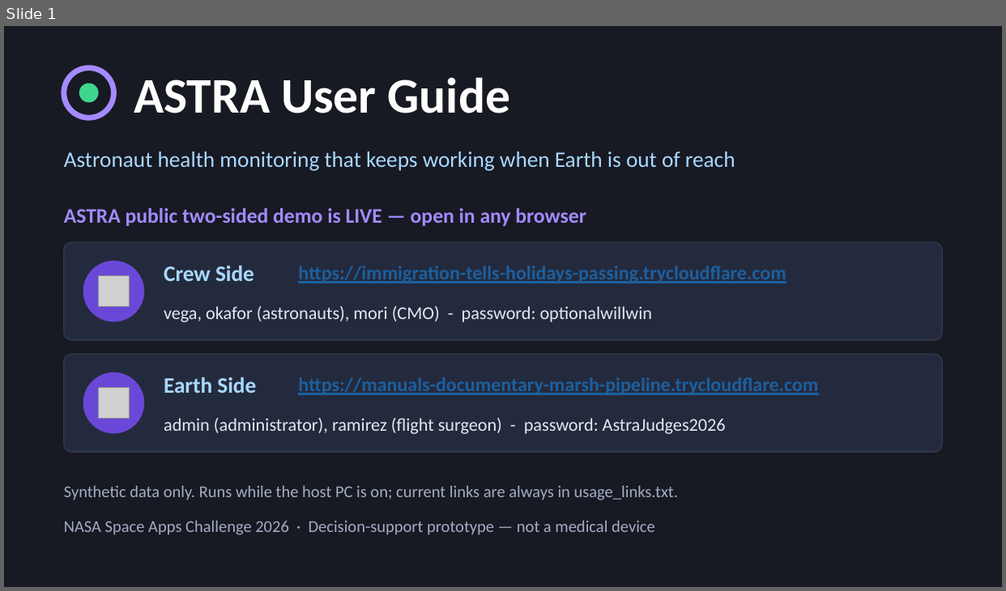
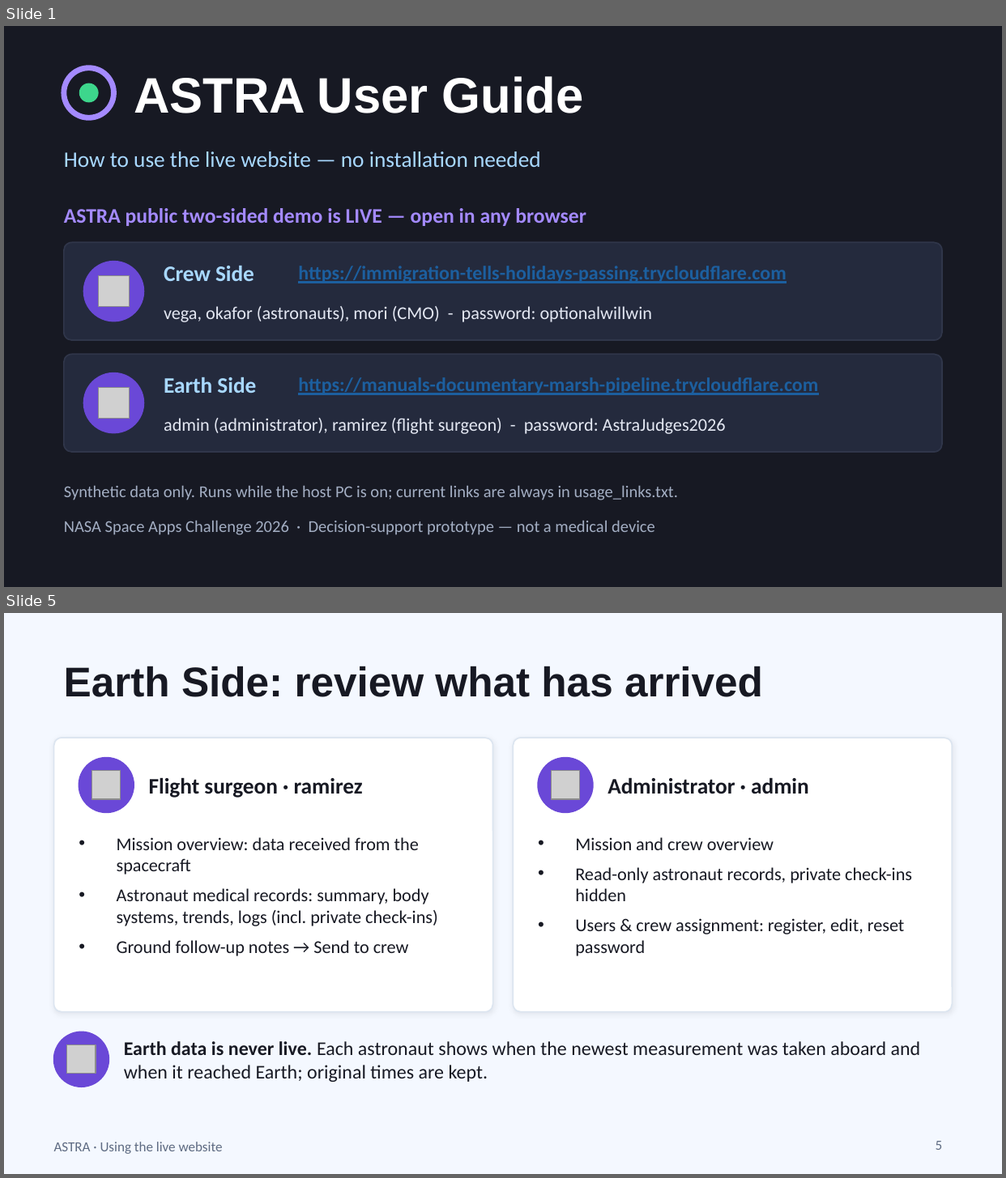
Before and after one commit to optional2026/nasa-challenge-2026, a slide deck: presentation/ASTRA_User_Guide.pptx. Shown one above the other, each under a label of ours: slide 1 before the commit, slides 1 and 5 after it; the slides between them are not shown. The pictures are 1006x591 and 1006x1178 pixels, drawn with LibreOffice and Linux fonts; fonts in the diff are those of the drawing; grey boxes stand for pictures. Boxes give left, top, right and bottom in pixels: in the first picture for what was removed or moved away, otherwise in the second. Text is boxed around its words. In the diff, an @@ line names an element or a change of style, - is before the commit and + after.

```diff
--- a/presentation/ASTRA_User_Guide.pptx
+++ b/presentation/ASTRA_User_Guide.pptx
@@ slide 5 added at [4,613,1002,1174], background #F4F8FF @@
@@ title added at [64,666,763,697], 30 pt, text #171923, bold @@
+Earth Side: review what has arrived
@@ rounded rectangle added at [54,738,493,1012], fill #FFFFFF, outline #DCE5F0 1 pt @@
@@ ellipse added at [79,758,134,812], fill #6A48D7, outline #6A48D7 1 pt @@
@@ rounded rectangle added at [513,738,952,1012], fill #FFFFFF, outline #DCE5F0 1 pt @@
@@ ellipse added at [538,758,593,812], fill #6A48D7, outline #6A48D7 1 pt @@
@@ picture added at [91,771,121,799] @@
@@ text added at [149,777,363,798], 16 pt, text #171923, bold @@
+Flight surgeon · ramirez
@@ picture added at [551,771,580,799] @@
@@ text added at [607,777,809,794], 16 pt, text #171923, bold @@
+Administrator · admin
@@ text added at [117,837,438,956], 13 pt, text #171923 @@
+• Mission overview: data received from the spacecraft
+• Astronaut medical records: summary, body systems, trends, logs (incl. private check-ins)
+• Ground follow-up notes → Send to crew
@@ text added at [575,837,912,956], 13 pt, text #171923 @@
+• Mission and crew overview
+• Read-only astronaut records, private check-ins hidden
+• Users & crew assignment: register, edit, reset password
@@ ellipse added at [54,1032,108,1087], fill #6A48D7, outline #6A48D7 1 pt @@
@@ picture added at [67,1045,96,1074] @@
@@ text added at [124,1041,921,1082], 14 pt, text #171923 @@
+Earth data is never live. Each astronaut shows when the newest measurement was taken aboard and when it reached Earth; original times are kept.
@@ text added at [54,1142,223,1154], 10 pt, text #5E6B82 @@
+ASTRA · Using the live website
@@ page number added at [936,1141,943,1150], 10 pt, text #5E6B82 @@
+5
@@ slide 1 changed as well @@
@@ text "ASTRA User Guide" at [134,76,583,113]: font Calibri to Arial @@
@@ text at [64,152,541,167]: text changed @@
-Astronaut health monitoring that keeps working when Earth is out of reach
+How to use the live website — no installation needed
```
Also in this commit, not shown: 1 other slide changed, 4 other slides added, 5 slides removed, 1 other file.
